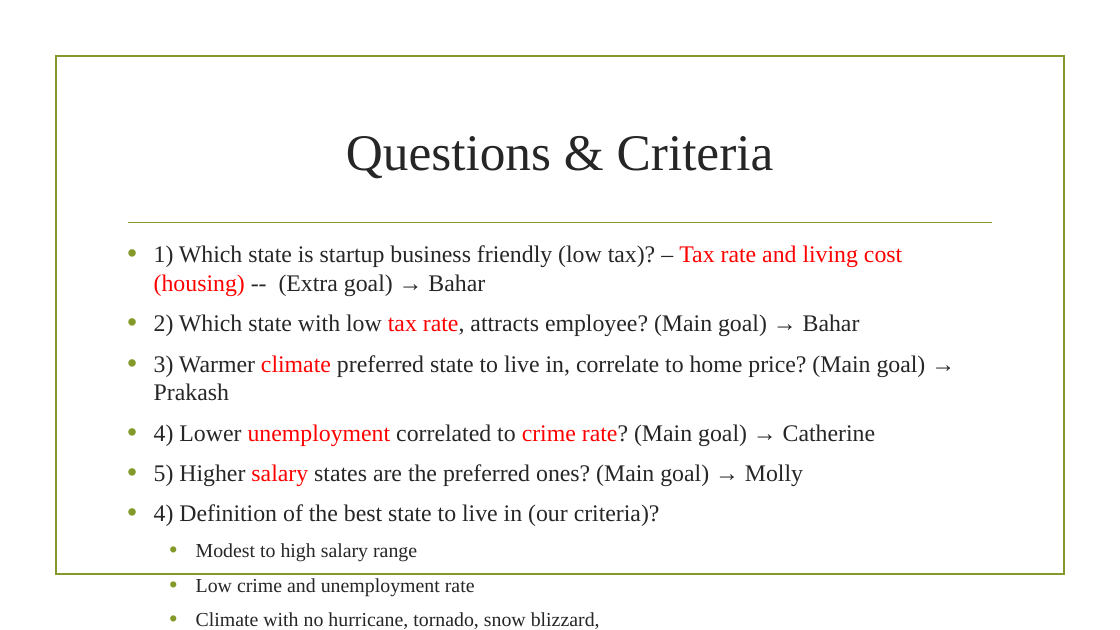
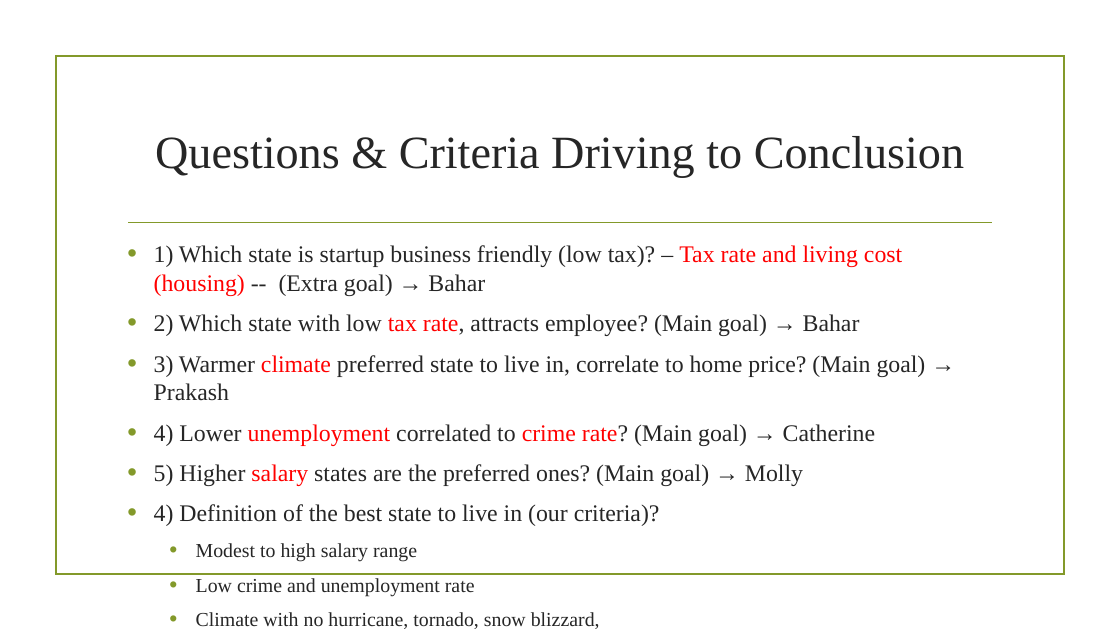
Before and after one commit to prakashbalasubramaniam/The_Incredible_Quad, a slide deck: slide 8 of Working_Presentation.pptx. Drawn at 1120x630 pixels with LibreOffice and Linux fonts; fonts in the diff are those of the drawing; background and template pictures are left out. Boxes give left, top, right and bottom in pixels: in the first picture for what was removed or moved away, otherwise in the second. Text is boxed around its words. In the diff, an @@ line names an element or a change of style, - is before the commit and + after.

```diff
--- a/Working_Presentation.pptx
+++ b/Working_Presentation.pptx
@@ title at <box>155,136,964,177</box>: text changed; size 44 to 39.6 pt @@
-Questions & Criteria
+Questions & Criteria Driving to Conclusion
```
Also in this commit, not shown: 7 other slides changed, 9 slides added, 1 slide removed, 2 other files.
